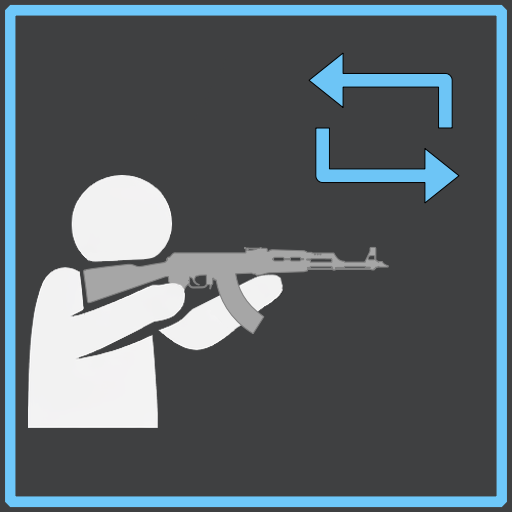
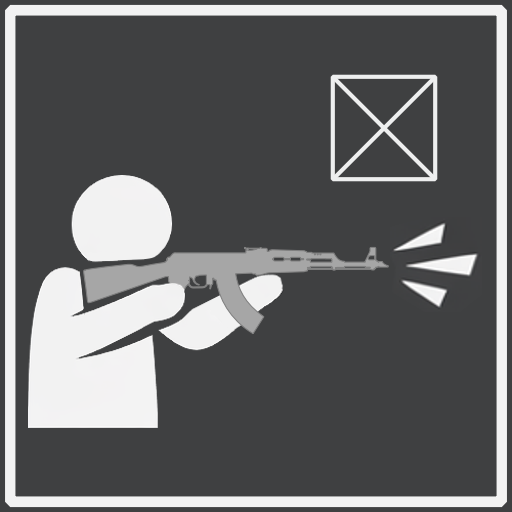
Layered file, before and after one edit (w=512, h=512). Changes by layer:
showed "背景" (1st of 2), painted on it over [left=332, top=160, right=507, bottom=352]
painted on "图层2 合并" over [left=8, top=156, right=328, bottom=476]
painted on "背景" (2nd of 2) over [left=5, top=4, right=507, bottom=508]
